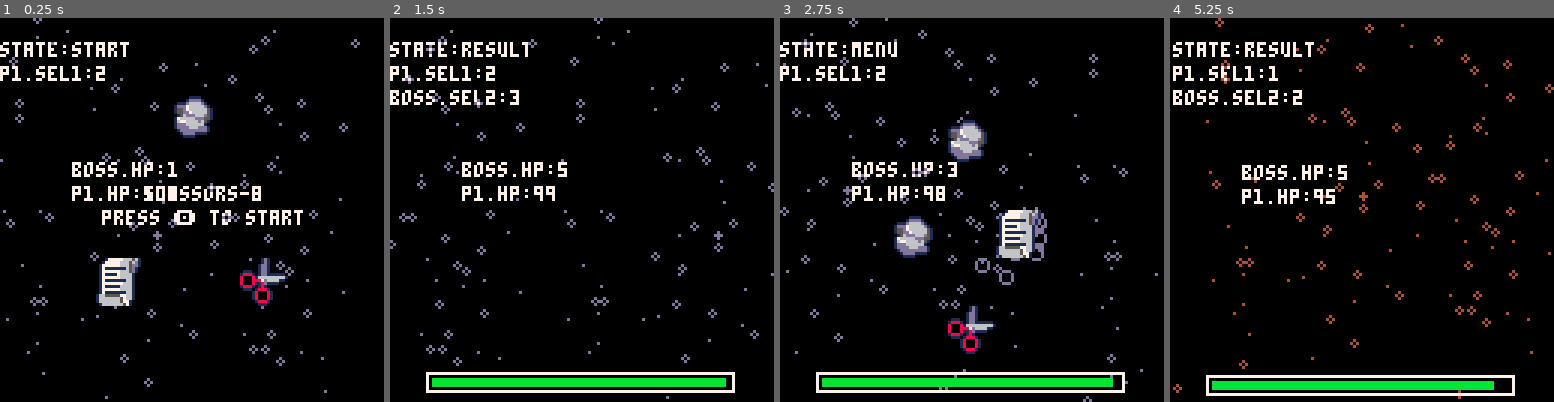
Above: before the commit, frames 1-4 (left to right).
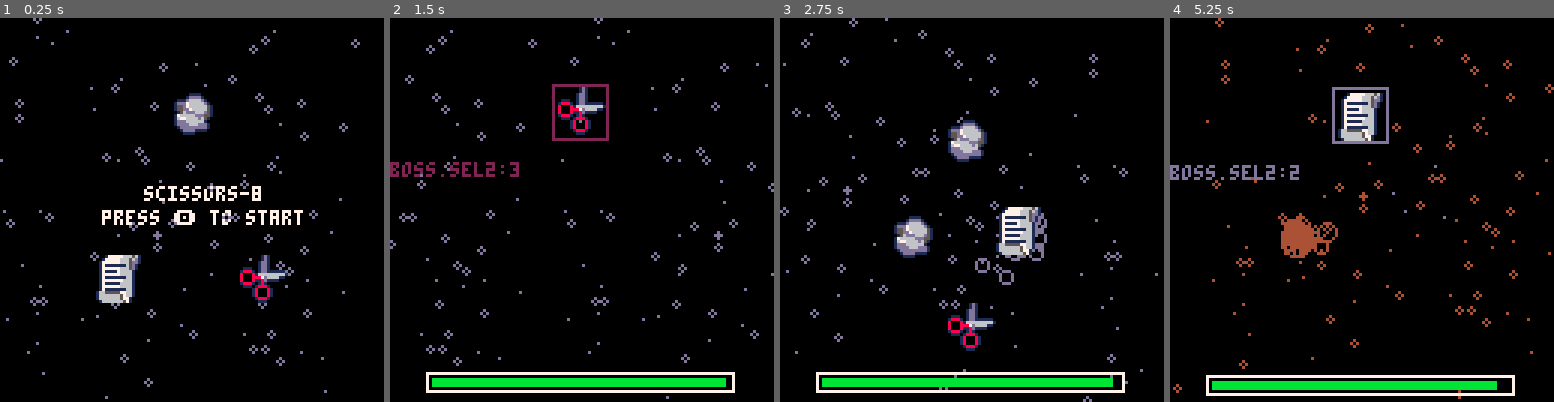
Above: after the commit, the same moments.

Repository: haarshmap/scissors-8
Game: PICO-8 cartridge game.p8
Same seed, same stepped clock (60 frames per second), same inputs: the game is played once before the commit and once after it.
Inputs:
- Up to frame 1 (0.25 s): no input
- Up to frame 2 (1.5 s): tap X (X key) at 0.33, 1.07 s; tap O (Z key) at 0.7 s
- Up to frame 3 (2.75 s): hold Right 1.6-2.1 s; tap O (Z key) at 1.7, 2.1, 2.5 s; tap X (X key) at 1.85 s; hold Up 2.15-2.42 s; hold Right from 2.47 s (still down)
- Up to frame 4 (5.25 s): tap O (Z key) every 0.4 s from 2.9 to 4.9 s; tap X (X key) at 2.97, 4.08, 5.2 s; release Right at 3.03 s; hold Left 3.08-3.58 s; hold Down 3.63-3.97 s; hold Right 4.02-4.68 s; hold Up 4.73-5.03 s; hold Left from 5.08 s (still down)

The runs differ from the first frame. In frame 1, 3.6% of the frame differs, in the area x 0-75%, y 6-75%; in frame 2, 3.8%; in frame 3, 3.0%; in frame 4, 5.4%, in the area x 0-86%, y 6-97%.

Commit message:
more ui changes and some debugs

Diff:
--- a/game.p8
+++ b/game.p8
@@ -25,7 +25,7 @@
 
 function _update()
  updparts()
-
+ t+=1
 	if state=="start" then
 	 upd_sg()
 	end
@@ -70,7 +70,7 @@
 function start_game()
 	state="start"
 	shake = 0
-	t=0
+	t=30
 
  //animate
  sp=1
@@ -158,7 +158,6 @@
 //draw
 function drw_sg()
  cls()
- debug(state,p1.sel1,p1.hp,boss.sel2,boss.hp2)
 
 	print("scissors-8",48,56,7)
  print("press 🅾️ to start",34,64,7)
@@ -166,15 +165,14 @@
 	draw_stars()
  ani_stars(p1.sel1)
 
- spr(r.n,56,24+sin(t/30),r.w,r.h)
- spr(p.n,32,80+sin(t/30),p.w,p.h)
- spr(s.n,80,80+sin(t/30),s.w,s.h)
+ spr(r.n,56,24+sin(t/31),r.w,r.h)
+ spr(p.n,32,80+sin(t/33),p.w,p.h)
+ spr(s.n,80,80+sin(t/35),s.w,s.h)
 
 end
 
 function drw_mg()
  cls()
- debug(state,p1.sel1,p1.hp,boss.sel2,boss.hp2)
 
  doshake()
 	draw_stars()
@@ -183,21 +181,21 @@
 	spr(arr[flr(sp)],54,32,2,2)
 
  if p1.sel1 == 1 then
-  spr(r.n,r.px,r.py+sin(t/30),r.w,r.h)
+  spr(r.n,r.px,r.py+sin(t/31),r.w,r.h)
 	 drawparts()
  end
  if p1.sel1 == 2 then
-  spr(p.n,p.px,p.py+sin(t/30),p.w,p.h)
+  spr(p.n,p.px,p.py+sin(t/33),p.w,p.h)
 	 drawparts(p.x,p.y)
  end
  if p1.sel1 == 3 then
-  spr(s.n,s.px,s.py+sin(t/30),s.w,s.h)
+  spr(s.n,s.px,s.py+sin(t/35),s.w,s.h)
 	 drawparts(s.x,s.y)
  end
 
- spr(r.n,r.px,r.py+sin(t/30),r.w,r.h)
- spr(p.n,p.px,p.py+sin(t/30),p.w,p.h)
- spr(s.n,s.px,s.py+sin(t/30),s.w,s.h)
+ spr(r.n,r.px,r.py+sin(t/31),r.w,r.h)
+ spr(p.n,p.px,p.py+sin(t/33),p.w,p.h)
+ spr(s.n,s.px,s.py+sin(t/35),s.w,s.h)
 
  drw_hp(rct1.x1,rct1.y1,rct1.x2,rct1.y2,p1.hp)
 
@@ -205,19 +203,46 @@
 
 function drw_res()
  cls()
- print("state:"..state,0,8,7)
- print("p1.sel1:"..p1.sel1,0,16,7)
- print("boss.sel2:"..boss.sel2,0,24,7)
 
  doshake()
 	draw_stars()
  ani_stars(p1.sel1)
-
- print("p1.hp:"..p1.hp,24,56,7)
- print("boss.hp:"..boss.hp,24,48,7)
-
  drw_hp(rct1.x1,rct1.y1,rct1.x2,rct1.y2,p1.hp)
 
+	if p1.atk == true then
+	 if p1.sel1 == 1 then
+	  spr(r.n,56,98+sin(t/31),r.w,r.h)
+		 rect(54,96,72,114,r.col)
+		 drawparts()
+	 end
+	 if p1.sel1 == 2 then
+	  spr(p.n,56,98+sin(t/33),p.w,p.h)
+		 drawparts(p.x,p.y)
+		 rect(54,96,72,114,p.col)
+	 end
+	 if p1.sel1 == 3 then
+	  spr(s.n,56,98+sin(t/35),s.w,s.h)
+		 drawparts(s.x,s.y)
+		 rect(54,96,72,114,s.col)
+	 end
+ elseif p1.atk == false then
+	 if boss.sel2 == 1 then
+	  spr(r.n,55,23+sin(t/31),r.w,r.h)
+		 drawparts()
+		 rect(54,22,72,40,r.col)
+	 end
+	 if boss.sel2 == 2 then
+	  spr(p.n,56,24+sin(t/33),p.w,p.h)
+		 drawparts(p.x,p.y)
+		 rect(54,22,72,40,p.col)
+	 end
+	 if boss.sel2 == 3 then
+	  spr(s.n,56,24+sin(t/35),s.w,s.h)
+		 drawparts(s.x,s.y)
+		 rect(54,22,72,40,s.col)
+	 end
+	end
+	print("boss.sel2:"..boss.sel2,0,48)
 end
 
 function drw_buff()
@@ -226,14 +251,12 @@
 	draw_stars()
  ani_stars(p1.sel1)
 
- debug(state,p1.sel1,p1.hp,boss.sel2,boss.hp2)
-
  rect(38,16,90,56,7)
 	buffinfo(p1.sel1)
 
- spr(r.n,r.px,r.py+sin(t/30),r.w,r.h)
- spr(p.n,p.px,p.py+sin(t/30),p.w,p.h)
- spr(s.n,s.px,s.py+sin(t/30),s.w,s.h)
+ spr(r.n,r.px,r.py+sin(t/31),r.w,r.h)
+ spr(p.n,p.px,p.py+sin(t/33),p.w,p.h)
+ spr(s.n,s.px,s.py+sin(t/35),s.w,s.h)
  drw_hp(rct1.x1,rct1.y1,rct1.x2,rct1.y2,p1.hp)
 
 end
@@ -289,7 +312,7 @@
    rct2.barw = rct2.barw*(boss.hp/boss.thp)
   elseif p1.atk == false then
    p2atk()
-   if p1.storedcap != 0 then
+   if p1.storedcap > 0 then
     p1.stored += 5
    end
   end
@@ -368,7 +391,7 @@
 //game logic
 function retout(sel1,sel2)
  if sel1 == 0 or sel1 == sel2 then
-  return false
+  return true
  end
  if sel1 == 1 and sel2 == 3 or
     sel1 == 2 and sel2 == 1 or
@@ -380,7 +403,11 @@
 end
 
 function p1atk(storedmg)
- boss.hp -= p1.dmg + storedmg
+ if p1.storedmg != nil then
+  boss.hp -= p1.dmg + p1.storedmg
+ else
+  boss.hp -= p1.dmg
+ end
  if boss.hp < 0 then
   boss.hp=0
  end
@@ -503,6 +530,10 @@
  if sel2 != nil then
   print("boss.sel2:"..sel2,0,32,7)
  end
+ if stored != nil then
+  print("p1.storeddmg:"..stored,0,40,7)
+  print("p1.storeddmgcap:"..storedcap,0,48,7)
+	end
 end
 
 function buffinfo(sel1)
